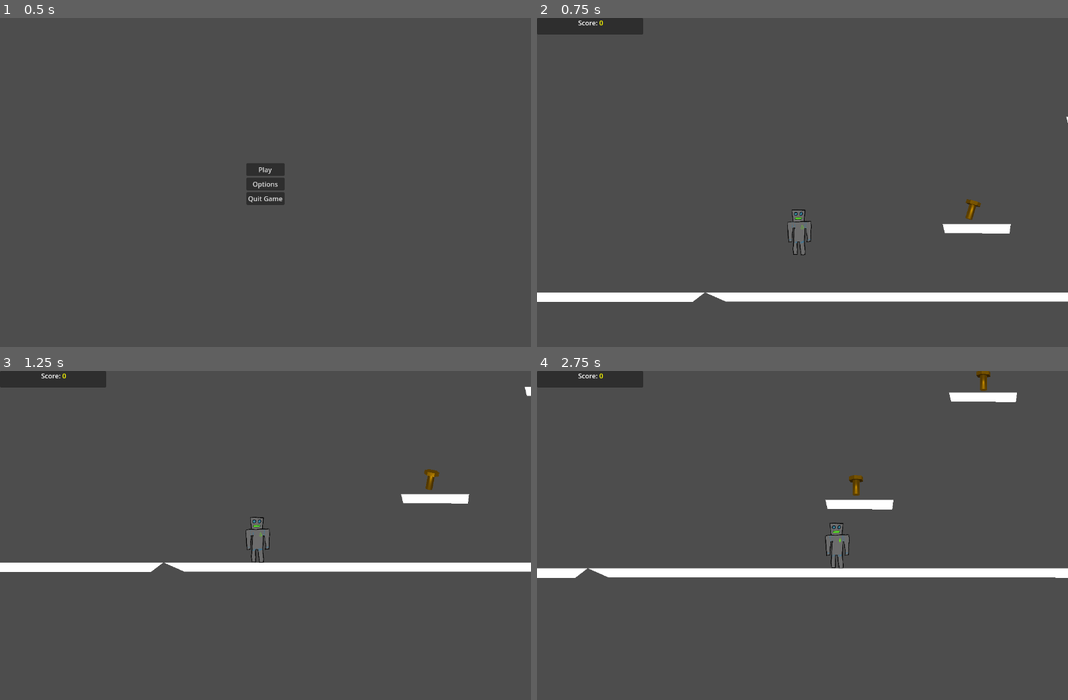
Above: before the commit, frames 1-4 (two rows, left to right).
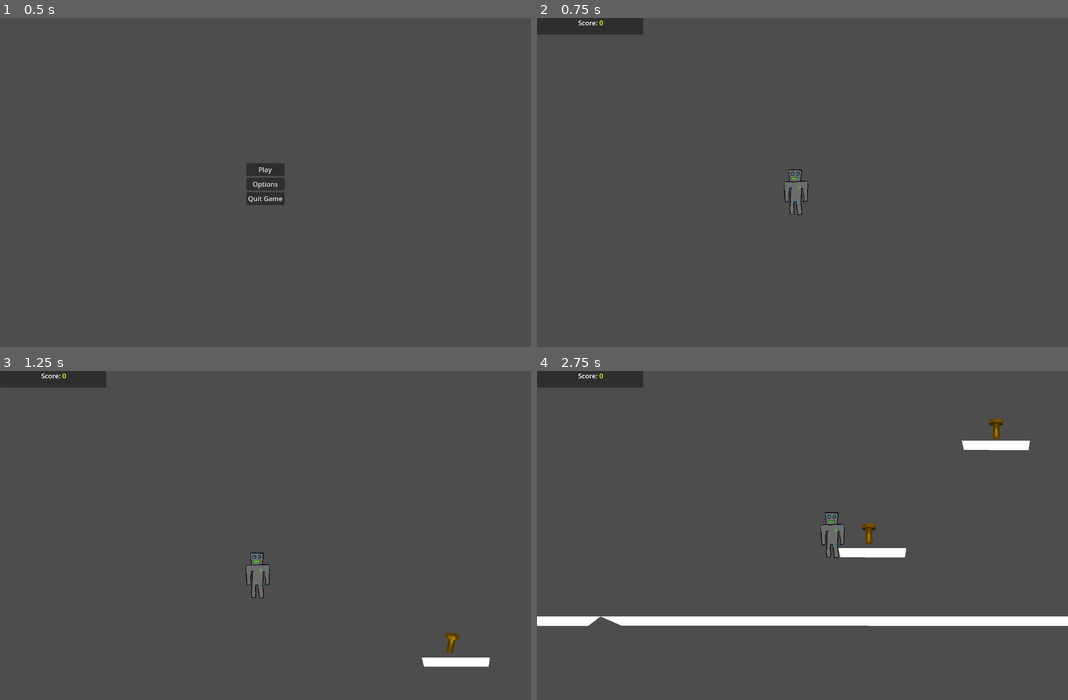
Above: after the commit, the same moments.

Repository: JohnStegmaier/Project-Loop
Game: Godot game, scene res://Scenes/Game Scenes/00_main_menu.tscn
The game is run twice, just before and just after one commit, with the same random seed, the same clock (stepped at 60 frames per second) and the same inputs.
Inputs:
- Up to frame 1 (0.5 s): no input
- Up to frame 2 (0.75 s): click "Play" at 0.5 s
- Up to frame 3 (1.25 s): no input
- Up to frame 4 (2.75 s): hold D (move_right) from 1.28 s (still down); tap Space (jump) at 1.52, 2.27 s

Frame 1 is identical in both runs. In frame 2, 4.0% of the frame differs, in the area x 0-100%, y 30-87%; in frame 3, 4.3%; in frame 4, 7.9%, in the area x 0-100%, y 0-78%.

Commit message:
Cleaned up merge and removed player camera script and removed fixed player spawn coordinates

Diff:
--- a/Scenes/Game Scenes/01_loop_start.tscn
+++ b/Scenes/Game Scenes/01_loop_start.tscn
@@ -2,10 +2,8 @@
 
 [ext_resource type="Script" uid="uid://mtv4jj62dn53" path="res://Scripts/player.gd" id="1_a0a4o"]
 [ext_resource type="Texture2D" uid="uid://btybe5jdv2mmp" path="res://Assets/Compressed Assets/Roby v01.png" id="1_gbtja"]
-
-[ext_resource type="Script" uid="uid://esty7ybnc0p5" path="res://Scripts/01_loop_start.gd" id="1_q8vuo"]
+[ext_resource type="Script" path="res://Scripts/01_loop_start.gd" id="1_q8vuo"]
 [ext_resource type="Script" uid="uid://c3l0v8hb8wswj" path="res://Scripts/Bolt.gd" id="5_06wqv"]
-
 [ext_resource type="PackedScene" uid="uid://bcxi0ij5k1yn" path="res://Scenes/Scene Assets/3d bolt.tscn" id="6_g20h4"]
 [ext_resource type="PackedScene" uid="uid://cx0k1lcljgqis" path="res://Scenes/Scene Assets/door.tscn" id="7_2r5bh"]
 [ext_resource type="Script" path="res://Scripts/UI.gd" id="8_qp2oi"]
--- a/Scenes/Game Scenes/02_first_level.tscn
+++ b/Scenes/Game Scenes/02_first_level.tscn
@@ -3,10 +3,9 @@
 [ext_resource type="Script" uid="uid://mtv4jj62dn53" path="res://Scripts/player.gd" id="1_d1fgf"]
 [ext_resource type="Script" path="res://Scripts/02_first_level.gd" id="1_vmrgu"]
 [ext_resource type="Texture2D" uid="uid://btybe5jdv2mmp" path="res://Assets/Compressed Assets/Roby v01.png" id="2_8f4wm"]
-
 [ext_resource type="PackedScene" uid="uid://cx0k1lcljgqis" path="res://Scenes/Scene Assets/door.tscn" id="4_8f4wm"]
 [ext_resource type="Script" uid="uid://c3l0v8hb8wswj" path="res://Scripts/Bolt.gd" id="6_4pfj8"]
-[ext_resource type="Script" uid="uid://f0dkkk30hgpv" path="res://Scripts/UI.gd" id="6_o70yu"]
+[ext_resource type="Script" path="res://Scripts/UI.gd" id="6_o70yu"]
 [ext_resource type="PackedScene" uid="uid://bcxi0ij5k1yn" path="res://Scenes/Scene Assets/3d bolt.tscn" id="7_2ccdv"]
 
 [sub_resource type="CanvasItemMaterial" id="CanvasItemMaterial_4pfj8"]
@@ -220,7 +219,7 @@
 curve = SubResource("Curve2D_o70yu")
 
 [node name="AnimatableBody2D" type="AnimatableBody2D" parent="Moving Platform"]
-position = Vector2(799.577, 0)
+position = Vector2(800, 0)
 
 [node name="CollisionPolygon2D" type="CollisionPolygon2D" parent="Moving Platform/AnimatableBody2D"]
 polygon = PackedVector2Array(160, 8, 160, 16, 152, 24, 0, 24, -8, 16, -8, 8, 0, 0, 152, 0)
@@ -249,6 +248,7 @@
 curve = SubResource("Curve2D_4pfj8")
 
 [node name="AnimatableBody2D" type="AnimatableBody2D" parent="Moving Platform2"]
+position = Vector2(0, -800)
 
 [node name="CollisionPolygon2D" type="CollisionPolygon2D" parent="Moving Platform2/AnimatableBody2D"]
 polygon = PackedVector2Array(160, 8, 160, 16, 152, 24, 0, 24, -8, 16, -8, 8, 0, 0, 152, 0)
--- a/Scenes/Game Scenes/LevelTest.tscn
+++ b/Scenes/Game Scenes/LevelTest.tscn
@@ -1,9 +1,8 @@
-[gd_scene load_steps=20 format=4 uid="uid://cn5n77mcy1jib"]
+[gd_scene load_steps=19 format=4 uid="uid://cn5n77mcy1jib"]
 
 [ext_resource type="Script" uid="uid://mtv4jj62dn53" path="res://Scripts/player.gd" id="1_r7f2y"]
 [ext_resource type="Script" uid="uid://bkn2npcr3yqmi" path="res://Scenes/Game Scenes/level_test.gd" id="1_ug50a"]
 [ext_resource type="Texture2D" uid="uid://btybe5jdv2mmp" path="res://Assets/Compressed Assets/Roby v01.png" id="2_xew73"]
-[ext_resource type="Script" path="res://Scripts/player_camera.gd" id="3_568g5"]
 [ext_resource type="Texture2D" uid="uid://b03gasgc5jrkc" path="res://Assets/Asset Raws/background4b.png" id="4_e00sg"]
 [ext_resource type="Texture2D" uid="uid://brqwy6c043hmu" path="res://Assets/Asset Raws/1_Industrial_Tileset_1B.png" id="4_nvme5"]
 [ext_resource type="Texture2D" uid="uid://66oy4gpd1m40" path="res://Assets/Asset Raws/ScifiLab/back.png" id="5_2egk5"]
@@ -1675,7 +1674,7 @@
 metadata/_edit_lock_ = true
 
 [node name="Player" type="CharacterBody2D" parent="."]
-position = Vector2(-178, 632)
+position = Vector2(-420, 759)
 script = ExtResource("1_r7f2y")
 
 [node name="Marker2D" type="Marker2D" parent="Player"]
@@ -1702,7 +1701,6 @@
 limit_smoothed = true
 position_smoothing_enabled = true
 drag_vertical_offset = -0.81
-script = ExtResource("3_568g5")
 
 [node name="Surfaces" type="TileMapLayer" parent="."]
 light_mask = 2
--- a/Scripts/ScoreManager.gd
+++ b/Scripts/ScoreManager.gd
@@ -7,7 +7,7 @@
 @onready var score_label = null  # You’ll set this from your UI
 
 func add_score(amount := 1):
-    score += amount
-    Logger.log_debug("SCORE: %s" %  score, DEBUG_LOGS)
-    if score_label:
-        score_label.text = "[center]Score: [color=yellow]%d[/color][/center]" % score
+	score += amount
+	Logger.log_debug("SCORE: %s" %  score, DEBUG_LOGS)
+	if score_label:
+		score_label.text = "[center]Score: [color=yellow]%d[/color][/center]" % score
--- a/Scripts/player.gd
+++ b/Scripts/player.gd
@@ -19,8 +19,6 @@
 
 
 func _ready() -> void:
-	position.x = 50
-	position.y = 600
 	NavigationManager.on_trigger_player_spawn.connect(_on_spawn)
 	Jump_Buffer_Time = 0.1
 	Coyote_Time = 0.1
